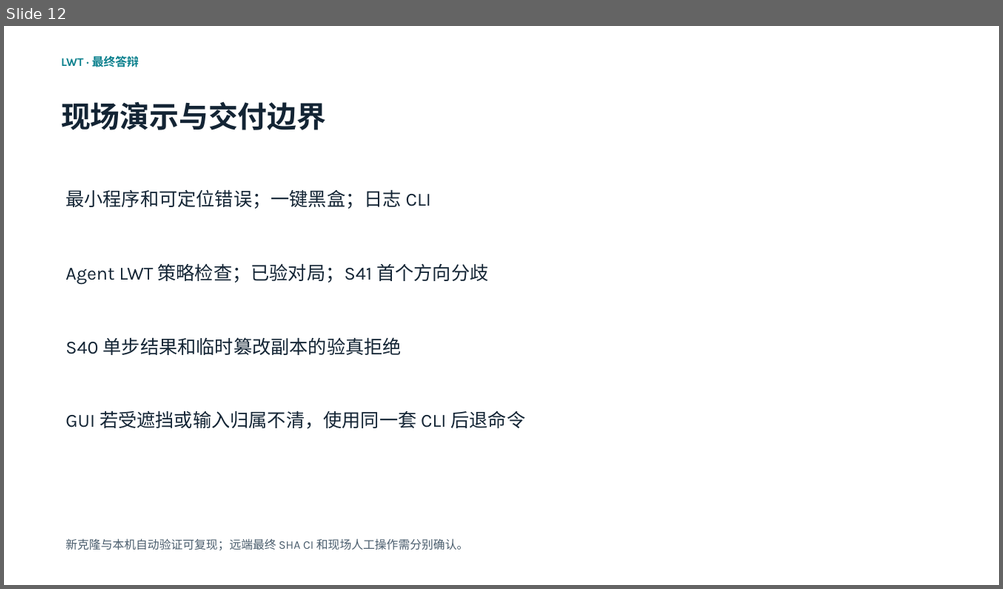
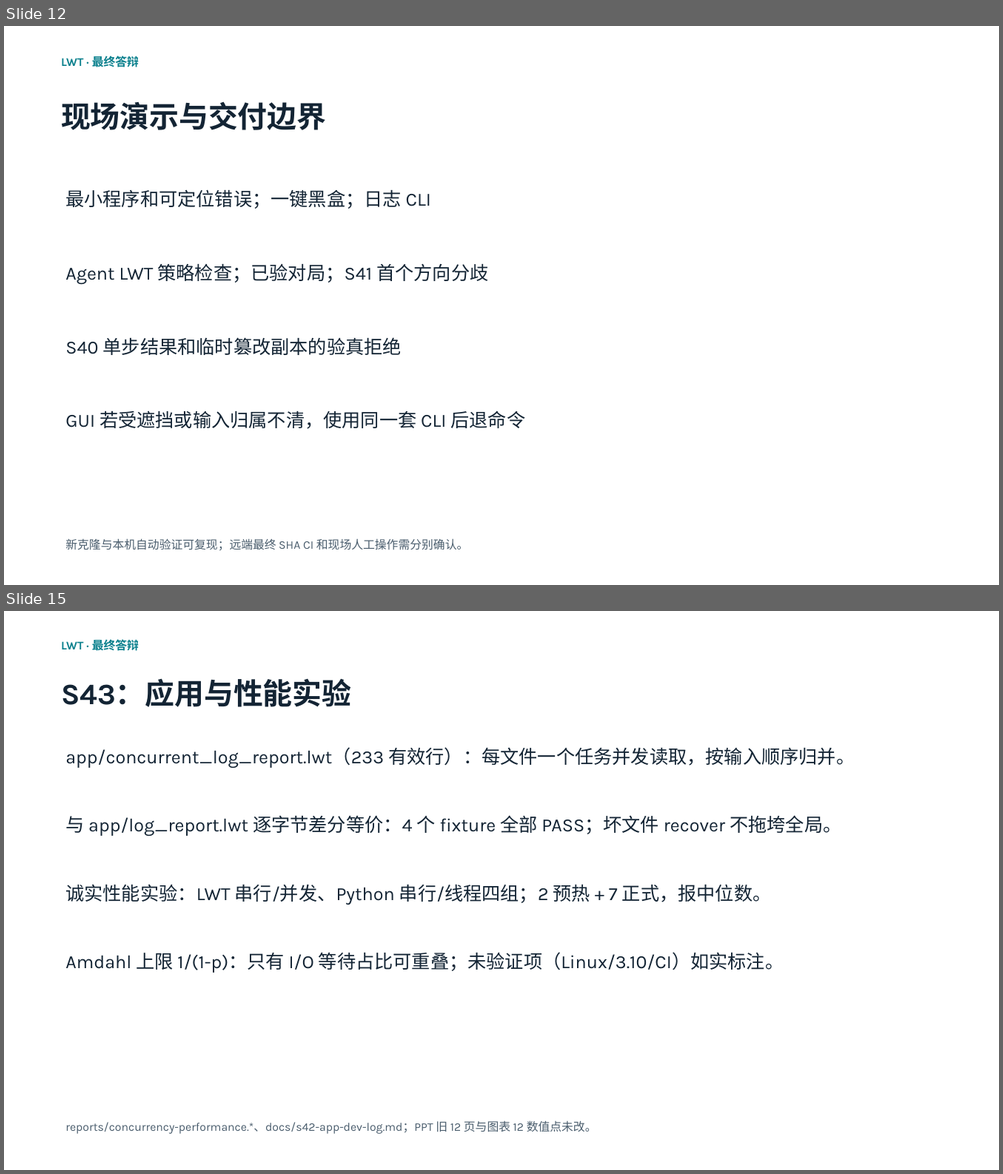
Before and after one commit to 05T1925/Interpreted-general-purpose-scripting-language-LWT, a slide deck: slides/LWT介绍.pptx. Shown one above the other, each under a label of ours: slide 12 before the commit, slides 12 and 15 after it; the slides between them are not shown. The pictures are 1003x589 and 1003x1174 pixels, drawn with LibreOffice and Linux fonts; fonts in the diff are those of the drawing. Boxes give left, top, right and bottom in pixels: in the first picture for what was removed or moved away, otherwise in the second. Text is boxed around its words. In the diff, an @@ line names an element or a change of style, - is before the commit and + after.

```diff
--- a/slides/LWT介绍.pptx
+++ b/slides/LWT介绍.pptx
@@ slide 15 added at (x1=4, y1=611, x2=999, y2=1170), background #FFFFFF @@
@@ text added at (x1=61, y1=639, x2=139, y2=651), 11.2 pt, text #087F8C, bold @@
+LWT · 最终答辩
@@ text added at (x1=61, y1=678, x2=351, y2=707), 28.5 pt, text #132434, bold @@
+S43：应用与性能实验
@@ text added at (x1=65, y1=747, x2=854, y2=768), 18 pt, text #132434 @@
+app/concurrent_log_report.lwt（233 有效行）：每文件一个任务并发读取，按输入顺序归并。
@@ text added at (x1=65, y1=815, x2=841, y2=836), 18 pt, text #132434 @@
+与 app/log_report.lwt 逐字节差分等价：4 个 fixture 全部 PASS；坏文件 recover 不拖垮全局。
@@ text added at (x1=65, y1=884, x2=771, y2=905), 18 pt, text #132434 @@
+诚实性能实验：LWT 串行/并发、Python 串行/线程四组；2 预热 + 7 正式，报中位数。
@@ text added at (x1=65, y1=952, x2=783, y2=973), 18 pt, text #132434 @@
+Amdahl 上限 1/(1-p)：只有 I/O 等待占比可重叠；未验证项（Linux/3.10/CI）如实标注。
@@ text added at (x1=65, y1=1121, x2=597, y2=1134), 11.2 pt, text #4A5D6D @@
+reports/concurrency-performance.*、docs/s42-app-dev-log.md；PPT 旧 12 页与图表 12 数值点未改。
```
Also in this commit, not shown: 2 other slides added, 8 other files.
